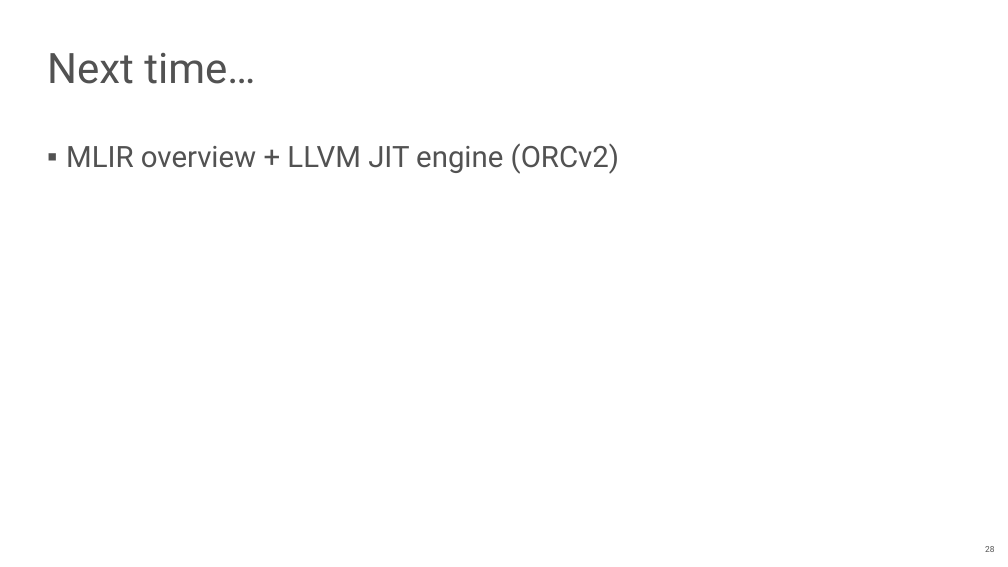
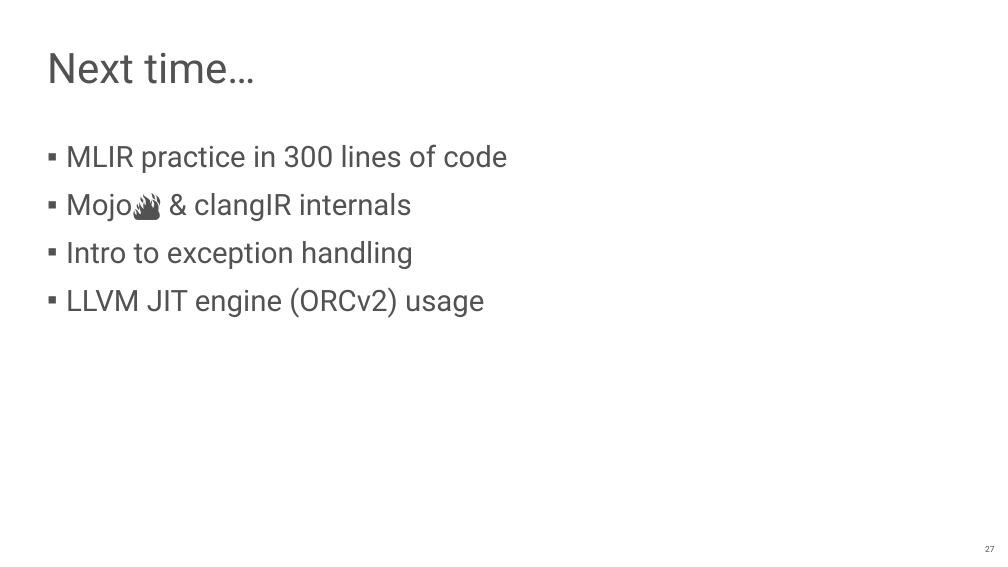
Before and after one commit to NN-complr-tech/Complr-course-lectures, a slide deck: slide 27 of 13-Python-internals-and-JIT-compilers.pptx (slide 28 before the commit). Drawn at 1008x567 pixels with LibreOffice and Linux fonts; fonts in the diff are those of the drawing. Boxes give left, top, right and bottom in pixels: in the first picture for what was removed or moved away, otherwise in the second. Text is boxed around its words. In the diff, an @@ line names an element or a change of style, - is before the commit and + after.

```diff
--- a/13-Python-internals-and-JIT-compilers.pptx
+++ b/13-Python-internals-and-JIT-compilers.pptx
@@ text at box(66, 144, 507, 318): text changed @@
-▪ MLIR overview + LLVM JIT engine (ORCv2)
+▪ MLIR practice in 300 lines of code
+▪ Mojo🔥 & clangIR internals
+▪ Intro to exception handling
+▪ LLVM JIT engine (ORCv2) usage
@@ page number at box(985, 546, 994, 552): text changed @@
-28
+27
```
Also in this commit, not shown: 10 other slides changed, 1 slide added, 1 slide removed.
